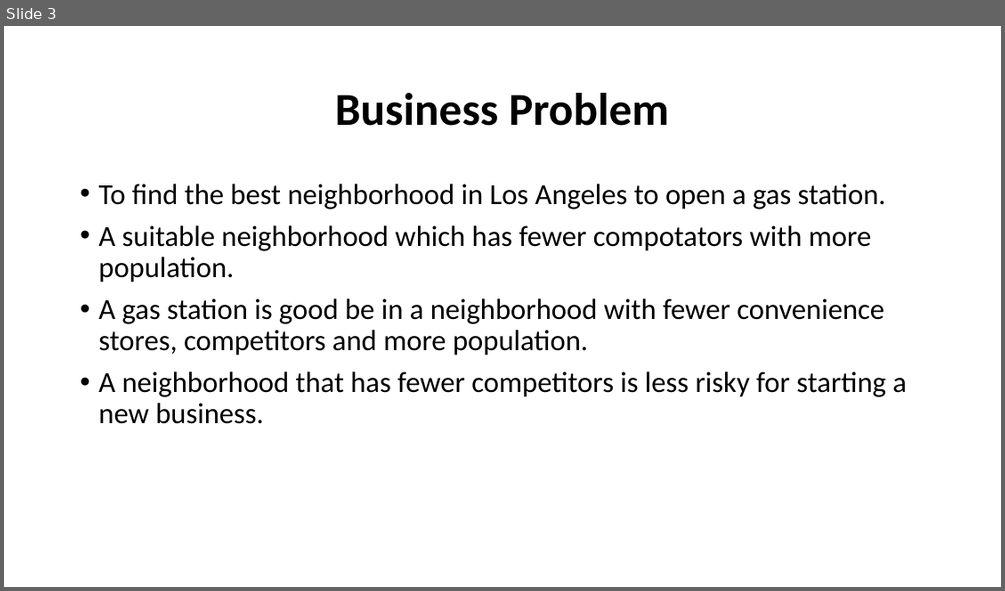
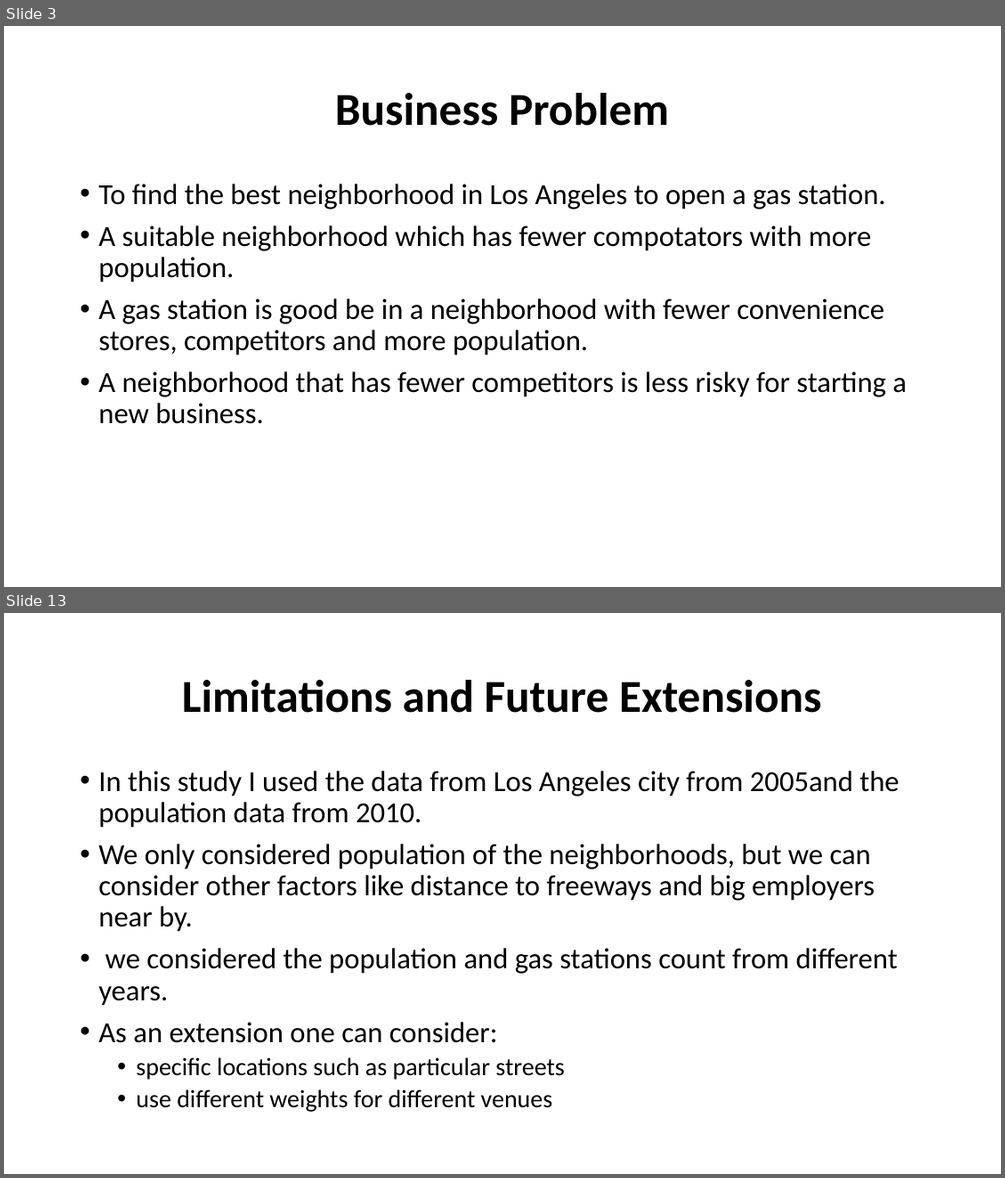
Before and after one commit to manipopuri/Coursera_Capstone, a slide deck: Find the Best Location to Open a Gas Station in Los Angeles.pptx. Shown one above the other, each under a label of ours: slide 3 before the commit, slides 3 and 13 after it; the slides between them are not shown. The pictures are 1005x591 and 1005x1178 pixels, drawn with LibreOffice and Linux fonts; fonts in the diff are those of the drawing. Boxes give left, top, right and bottom in pixels: in the first picture for what was removed or moved away, otherwise in the second. Text is boxed around its words. In the diff, an @@ line names an element or a change of style, - is before the commit and + after.

```diff
--- a/Find the Best Location to Open a Gas Station in Los Angeles.pptx
+++ b/Find the Best Location to Open a Gas Station in Los Angeles.pptx
@@ slide 13 added at [4, 613, 1001, 1174], background #FFFFFF @@
@@ title added at [182, 680, 822, 713], 44 pt, text #000000, bold @@
+Limitations and Future Extensions
@@ text added at [98, 771, 898, 1111], 28 pt, text #000000 @@
+• In this study I used the data from Los Angeles city from 2005and the population data from 2010.
+• We only considered population of the neighborhoods, but we can consider other factors like distance to freeways and big employers near by.
+• we considered the population and gas stations count from different years.
+• As an extension one can consider:
+  • specific locations such as particular streets
+  • use different weights for different venues
```
Also in this commit, not shown: 9 other slides added.
